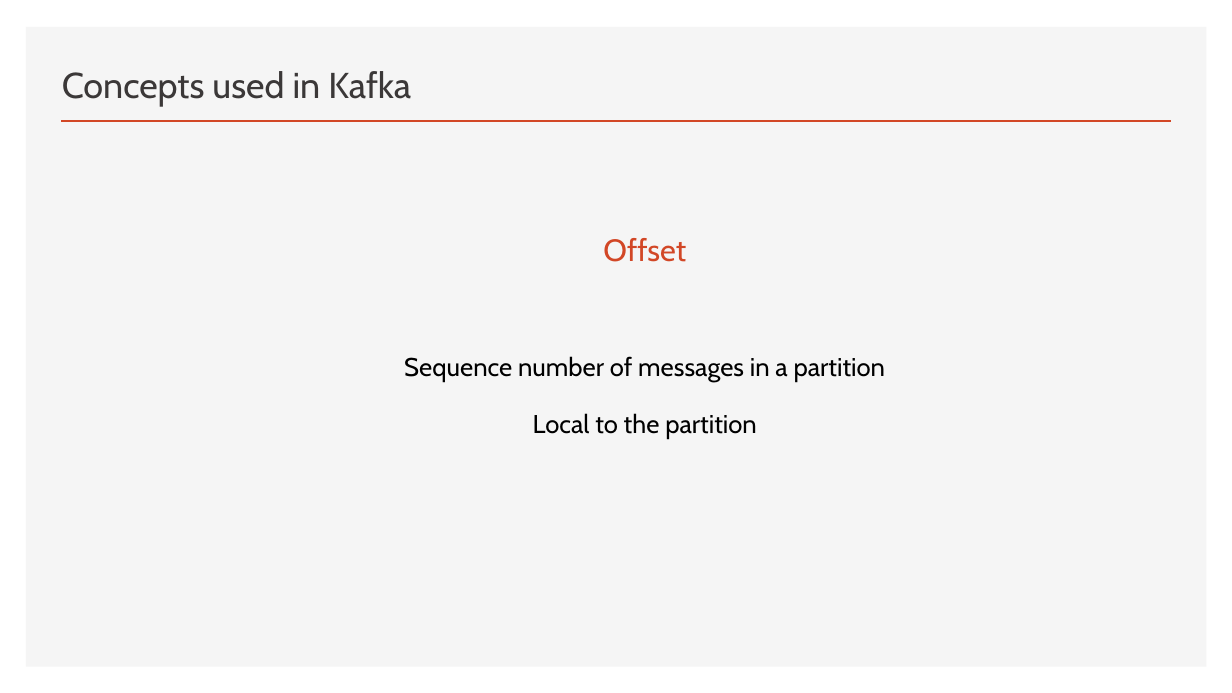
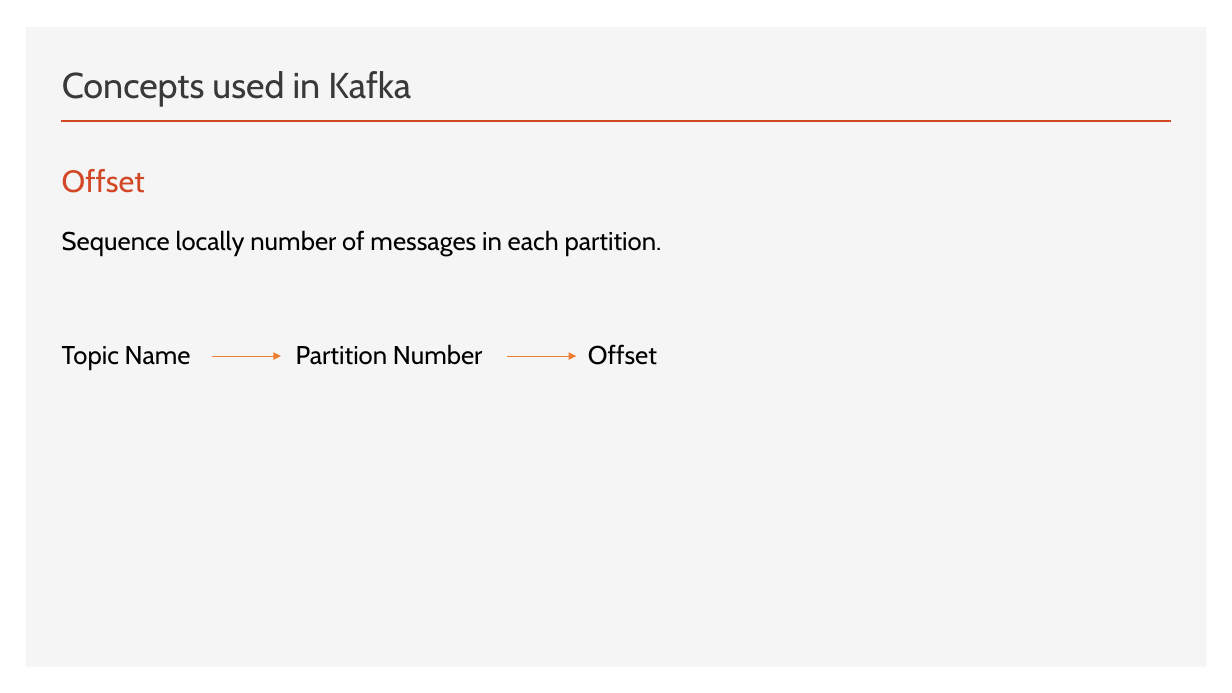
Before and after one commit to FITE-5thYear/DS-Mini-Presentation, a slide deck: slide 10 of Kafka.pptx (slide 16 before the commit). Drawn at 1232x693 pixels with LibreOffice and Linux fonts; fonts in the diff are those of the drawing. Boxes give left, top, right and bottom in pixels: in the first picture for what was removed or moved away, otherwise in the second. Text is boxed around its words. In the diff, an @@ line names an element or a change of style, - is before the commit and + after.

```diff
--- a/Kafka.pptx
+++ b/Kafka.pptx
@@ text "Offset": place and size @@
-text "Offset" at [404, 238, 886, 439]
+text "Offset" at [62, 169, 662, 370]
@@ text at [62, 169, 145, 193]: alignment centre to left @@
@@ text at [62, 230, 662, 370]: text changed @@
-Sequence number of messages in a partition
-Local to the partition
+Sequence locally number of messages in each partition.
+Topic Name Partition Number Offset
@@ arrow added from (212, 356) to (281, 356), #ED7D31 0.5 pt @@
@@ arrow added from (507, 356) to (577, 356), #ED7D31 0.5 pt @@
```
Also in this commit, not shown: 10 other slides changed, 3 slides added, 12 slides removed, 1 other file.
